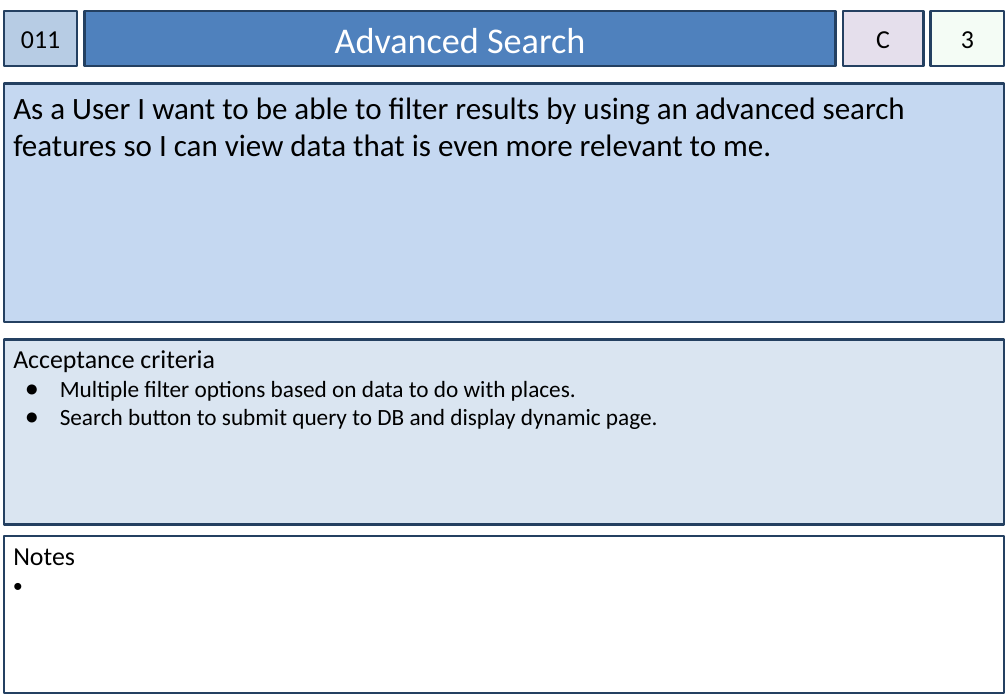
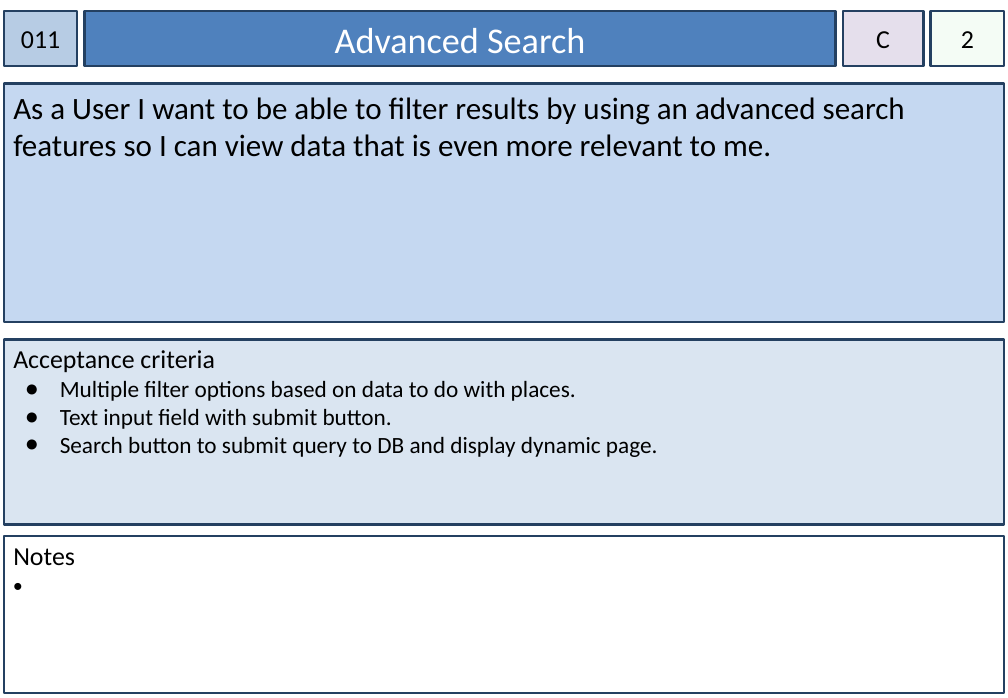
Before and after one commit to rickmccasker/IFB299, a slide deck: slide 13 of Documents/Story Cards.pptx. Drawn at 1008x698 pixels with LibreOffice and Linux fonts; fonts in the diff are those of the drawing. Boxes give left, top, right and bottom in pixels: in the first picture for what was removed or moved away, otherwise in the second. Text is boxed around its words. In the diff, an @@ line names an element or a change of style, - is before the commit and + after.

```diff
--- a/Documents/Story Cards.pptx
+++ b/Documents/Story Cards.pptx
@@ text in rectangle at box(961, 31, 974, 48): text changed @@
-3
+2
@@ text in rectangle at box(60, 409, 392, 429): paragraph added @@
+● Text input field with submit button.
```
Also in this commit, not shown: 15 other slides changed, 1 slide added, 22 other files.
